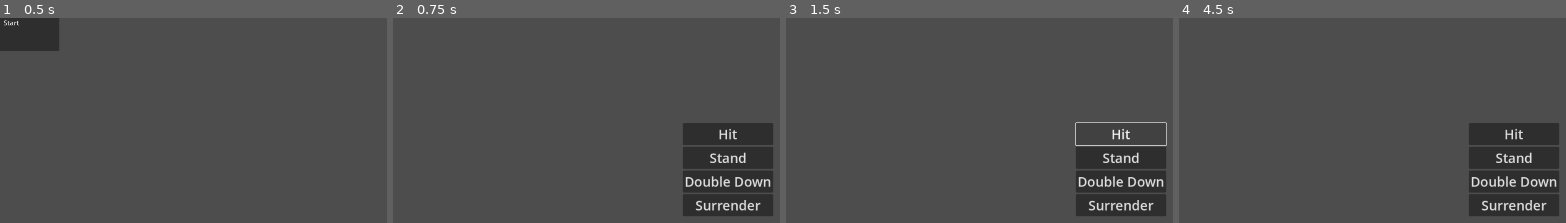
Above: before the commit, frames 1-4 (left to right).
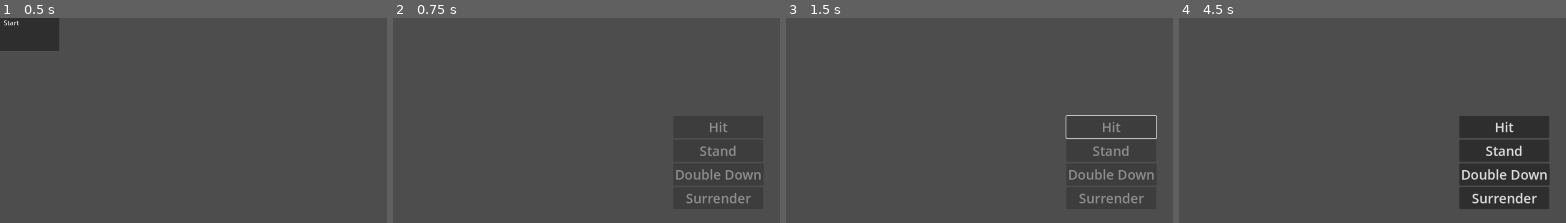
Above: after the commit, the same moments.

Repository: Tofutush/blackjack-with-sky
Game: Godot game, scene res://scenes/Start/Start.tscn
The game is run twice, just before and just after one commit, with the same random seed, the same clock (stepped at 60 frames per second) and the same inputs.
Inputs (mouse positions are % of the whole screen's width and height, from its top left):
- Up to frame 1 (0.5 s): no input
- Up to frame 2 (0.75 s): click "Start" at 0.5 s
- Up to frame 3 (1.5 s): click (93, 78) at 1.25 s, where only the run before the commit has a clickable "Hit"
- Up to frame 4 (4.5 s): click (93, 84) at 2 s, where only the run before the commit has a clickable "Stand"; click (93, 90) at 2.75 s, where only the run before the commit has a clickable "Double Down"; click (93, 96) at 3.5 s, where only the run before the commit has a clickable "Surrender"; click "Start!" at 4.25 s
The pictures show only the part of the screen within x 50-100%, y 50-100%; the shares and areas given below are measured in that part.

Frame 1 is identical in both runs. In frame 2, 4.3% of the frame differs, in the area x 73-99%, y 50-97%; in frame 3, 4.4%; in frame 4, 6.2%, in the area x 72-99%, y 47-97%.

Commit message:
player buttons emit signals

Diff:
--- a/scenes/Main/Main.tscn
+++ b/scenes/Main/Main.tscn
@@ -54,20 +54,6 @@
 region_enabled = true
 region_rect = Rect2(1881, 882, 209, 294)
 
-[node name="PlayerButtons" parent="." instance=ExtResource("5_pkilc")]
-layout_mode = 1
-anchors_preset = -1
-anchor_left = 0.961
-anchor_top = 0.931
-anchor_right = 0.961
-anchor_bottom = 0.931
-offset_left = -216.12
-offset_top = -223.48
-offset_right = 0.880005
-offset_bottom = 0.519958
-grow_horizontal = 0
-grow_vertical = 0
-
 [node name="MoneyMeter" parent="." instance=ExtResource("6_d463r")]
 layout_mode = 0
 offset_left = 756.0
@@ -75,4 +61,17 @@
 offset_right = 1682.0
 offset_bottom = 151.0
 
+[node name="PlayerButtons" parent="." instance=ExtResource("5_pkilc")]
+layout_mode = 1
+anchors_preset = -1
+anchor_left = 0.949
+anchor_top = 0.916
+anchor_right = 0.949
+anchor_bottom = 0.916
+offset_left = -216.08
+offset_top = -224.28
+offset_right = 0.919922
+offset_bottom = -0.28009
+
 [connection signal="bet_submitted" from="Bet" to="." method="_on_bet_bet_submitted"]
+[connection signal="hit" from="PlayerButtons" to="." method="_on_player_buttons_hit"]
--- a/scenes/Main/main.gd
+++ b/scenes/Main/main.gd
@@ -7,6 +7,7 @@
 
 func _ready() -> void:
 	$Bet.startBetting()
+	$PlayerButtons.disableButtons()
 
 func _on_bet_bet_submitted(amount: int) -> void:
 	play(amount)
@@ -35,5 +36,9 @@
 		print('splittable')
 
 	# player draw loop
+	$PlayerButtons.enableButtons()
 
 	# dealer draw loop
+
+func _on_player_buttons_hit() -> void:
+	pass # idk what to do now
--- /dev/null
+++ b/scenes/PlayerButtons/player_buttons.gd
@@ -0,0 +1,33 @@
+extends VBoxContainer
+
+signal hit
+signal stand
+signal double_down
+signal surrender
+
+func _ready() -> void:
+	disableButtons()
+
+func disableButtons() -> void:
+	$HitButton.disabled = true
+	$StandButton.disabled = true
+	$DoubleDownButton.disabled = true
+	$SurrenderButton.disabled = true
+
+func enableButtons() -> void:
+	$HitButton.disabled = false
+	$StandButton.disabled = false
+	$DoubleDownButton.disabled = false
+	$SurrenderButton.disabled = false
+
+func _on_hit_button_pressed() -> void:
+	hit.emit()
+
+func _on_stand_button_pressed() -> void:
+	stand.emit()
+
+func _on_double_down_button_pressed() -> void:
+	double_down.emit()
+
+func _on_surrender_button_pressed() -> void:
+	surrender.emit()
--- a/scenes/PlayerButtons/player_buttons.tscn
+++ b/scenes/PlayerButtons/player_buttons.tscn
@@ -1,10 +1,13 @@
-[gd_scene format=3 uid="uid://dg3qjnes613ou"]
+[gd_scene load_steps=2 format=3 uid="uid://dg3qjnes613ou"]
+
+[ext_resource type="Script" uid="uid://8amx7fpcvs84" path="res://scenes/PlayerButtons/player_buttons.gd" id="1_mal4x"]
 
 [node name="PlayerButtons" type="VBoxContainer"]
 offset_right = 31.0
 offset_bottom = 31.0
 size_flags_horizontal = 0
 size_flags_vertical = 0
+script = ExtResource("1_mal4x")
 
 [node name="HitButton" type="Button" parent="."]
 layout_mode = 2
@@ -21,3 +24,8 @@
 [node name="SurrenderButton" type="Button" parent="."]
 layout_mode = 2
 text = "Surrender"
+
+[connection signal="pressed" from="HitButton" to="." method="_on_hit_button_pressed"]
+[connection signal="pressed" from="StandButton" to="." method="_on_stand_button_pressed"]
+[connection signal="pressed" from="DoubleDownButton" to="." method="_on_double_down_button_pressed"]
+[connection signal="pressed" from="SurrenderButton" to="." method="_on_surrender_button_pressed"]
Not shown, added: scenes/PlayerButtons/player_buttons.gd.uid
